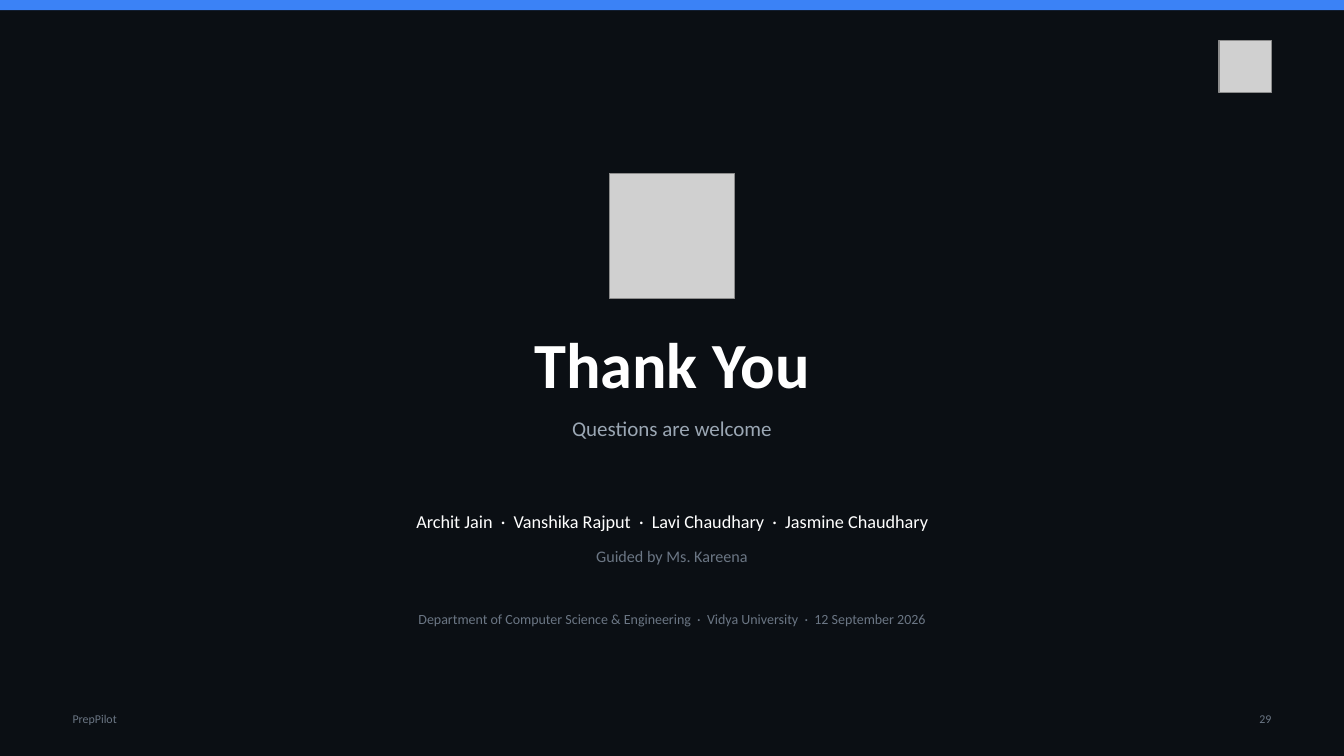
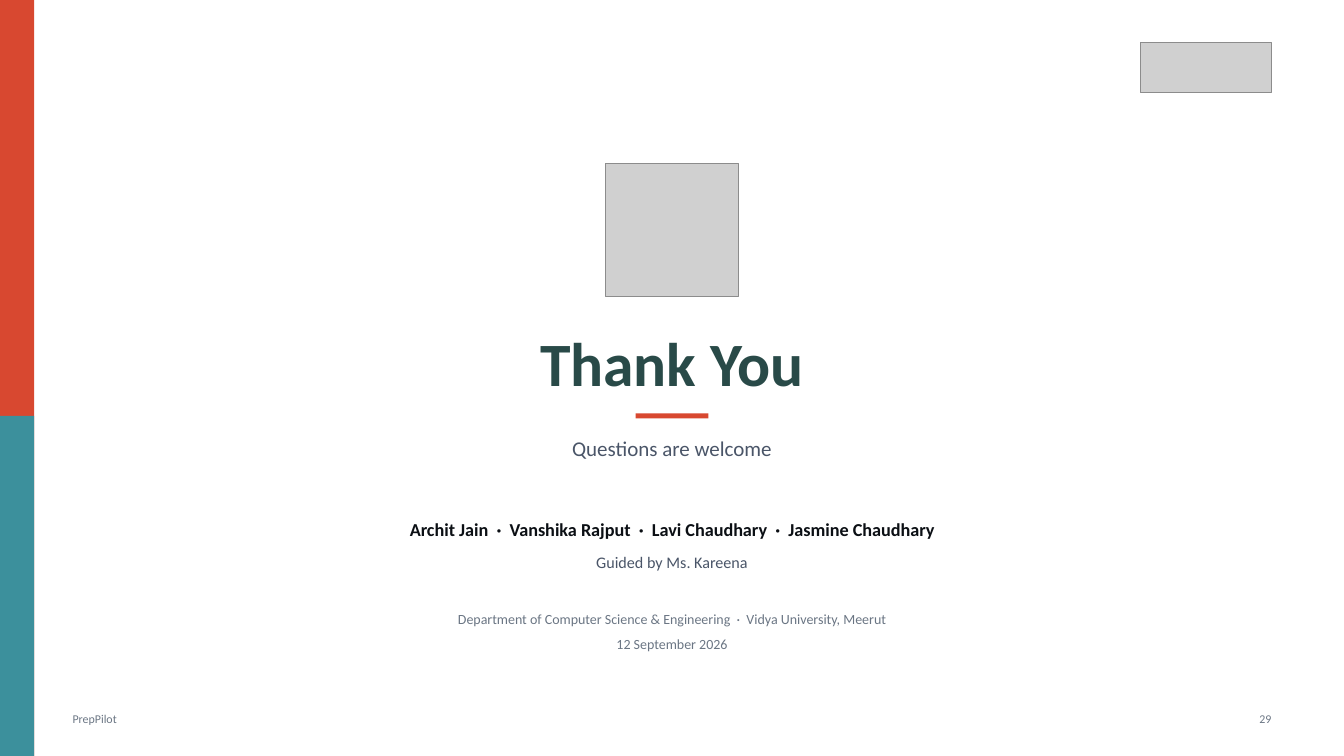
Before and after one commit to Archiit-jain/preppilot, a slide deck: slide 29 of docs/PrepPilot_First_Project_Presentation.pptx. Drawn at 1344x756 pixels with LibreOffice and Linux fonts; fonts in the diff are those of the drawing; grey boxes stand for pictures. Boxes give left, top, right and bottom in pixels: in the first picture for what was removed or moved away, otherwise in the second. Text is boxed around its words. In the diff, an @@ line names an element or a change of style, - is before the commit and + after.

```diff
--- a/docs/PrepPilot_First_Project_Presentation.pptx
+++ b/docs/PrepPilot_First_Project_Presentation.pptx
@@ background #0B0F14 to #FFFFFF @@
@@ rectangle removed at box(0, 0, 1344, 10) @@
@@ rectangle added at box(0, 0, 34, 756), fill #D84830 @@
@@ picture added at box(1140, 42, 1271, 93) @@
@@ picture removed at box(1219, 40, 1271, 93) @@
@@ picture: place and size @@
-picture at box(610, 173, 735, 298)
+picture at box(606, 163, 739, 296)
@@ text "Thank You" at box(540, 342, 803, 387): size 46 to 44 pt, text colour #FFFFFF to #294A48 @@
@@ rectangle added at box(0, 415, 34, 756), fill #3C909C @@
@@ rectangle added at box(636, 413, 709, 418), fill #D84830 @@
@@ text "Questions are welcome": place and size @@
-text "Questions are welcome" at box(572, 421, 772, 439)
+text "Questions are welcome" at box(572, 441, 772, 459)
@@ text "Questions are welcome" at box(572, 441, 772, 459): text colour #9BA7B4 to #4A5568 @@
@@ text "Archit Jain · Vanshika Rajput ...": place and size @@
-text "Archit Jain · Vanshika Rajput ..." at box(416, 515, 928, 531)
+text "Archit Jain · Vanshika Rajput ..." at box(410, 523, 935, 539)
@@ text "Archit Jain · Vanshika Rajput ..." at box(410, 523, 935, 539): text colour #FFFFFF to #0B0F14, bold on @@
@@ text "Guided by Ms. Kareena" at box(596, 557, 747, 571): text colour #6B7684 to #4A5568 @@
@@ text at box(458, 614, 886, 627): text changed @@
-Department of Computer Science & Engineering · Vidya University · 12 September 2026
+Department of Computer Science & Engineering · Vidya University, Meerut
@@ text added at box(616, 639, 727, 651), 10 pt, text #6B7684 @@
+12 September 2026
```
Also in this commit, not shown: 28 other slides changed, 7 other files.
